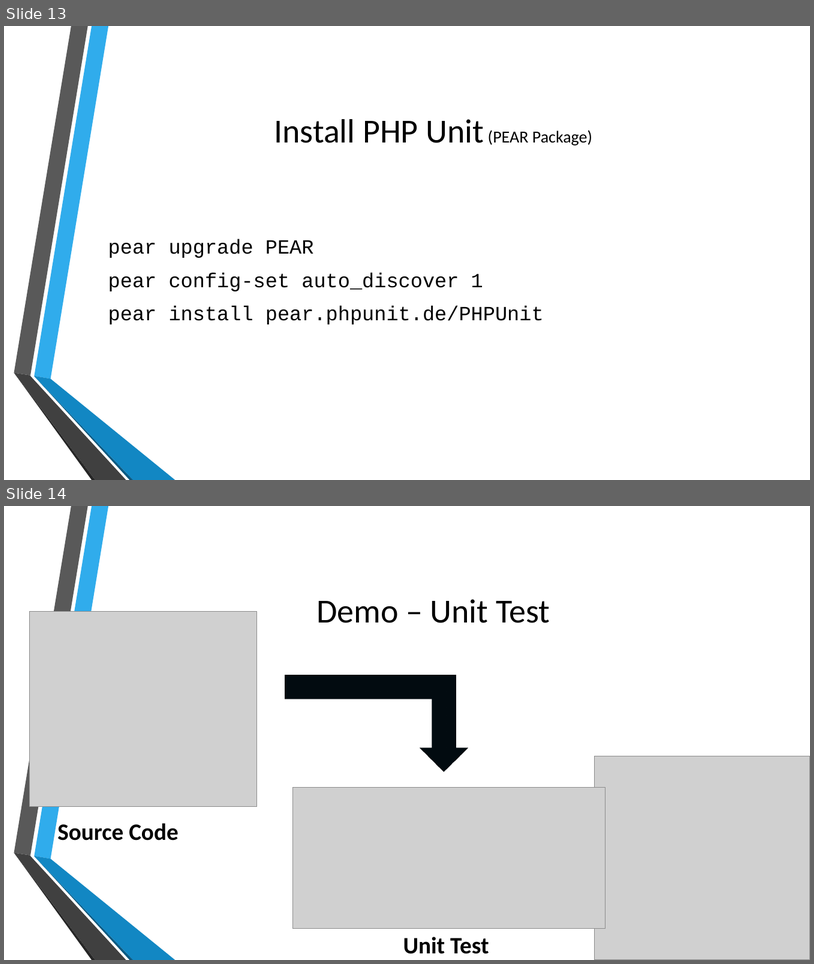
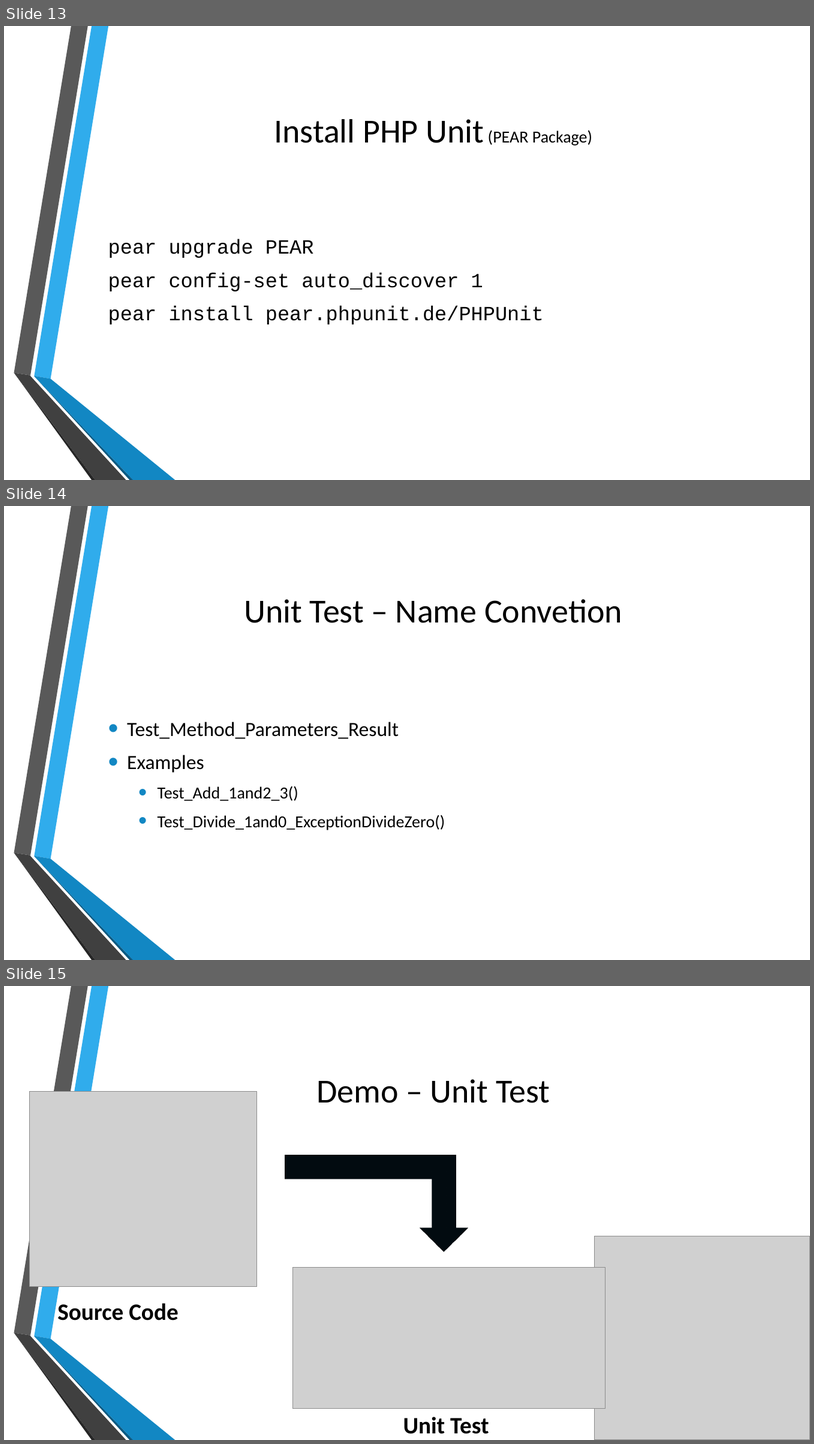
Before and after one commit to Unicen-Tuari/PW2013, a slide deck: Clases/TDD/UnitTesting And TDD.pptx. Shown one above the other, each under a label of ours: slides 13 and 14 before the commit, slides 13, 14 and 15 after it. The pictures are 814x964 and 814x1444 pixels, drawn with LibreOffice and Linux fonts; fonts in the diff are those of the drawing; grey boxes stand for pictures; background and template pictures are left out. Boxes give left, top, right and bottom in pixels: in the first picture for what was removed or moved away, otherwise in the second. Text is boxed around its words. In the diff, an @@ line names an element or a change of style, - is before the commit and + after.

```diff
--- a/Clases/TDD/UnitTesting And TDD.pptx
+++ b/Clases/TDD/UnitTesting And TDD.pptx
@@ slide 14 added at (4,506,810,960), background picture (left out); not listed: 6 template elements that a slide beside it also shows @@
@@ title added at (244,599,623,623), 40 pt, text #000000 @@
+Unit Test – Name Convetion
@@ text added at (127,721,446,830), 20 pt, text #000000 @@
+• Test_Method_Parameters_Result
+• Examples
+  • Test_Add_1and2_3()
+  • Test_Divide_1and0_ExceptionDivideZero()
@@ what was slide 14 is now slide 15 @@
```
Also in this commit, not shown: 1 slide changed, 3 other files.
